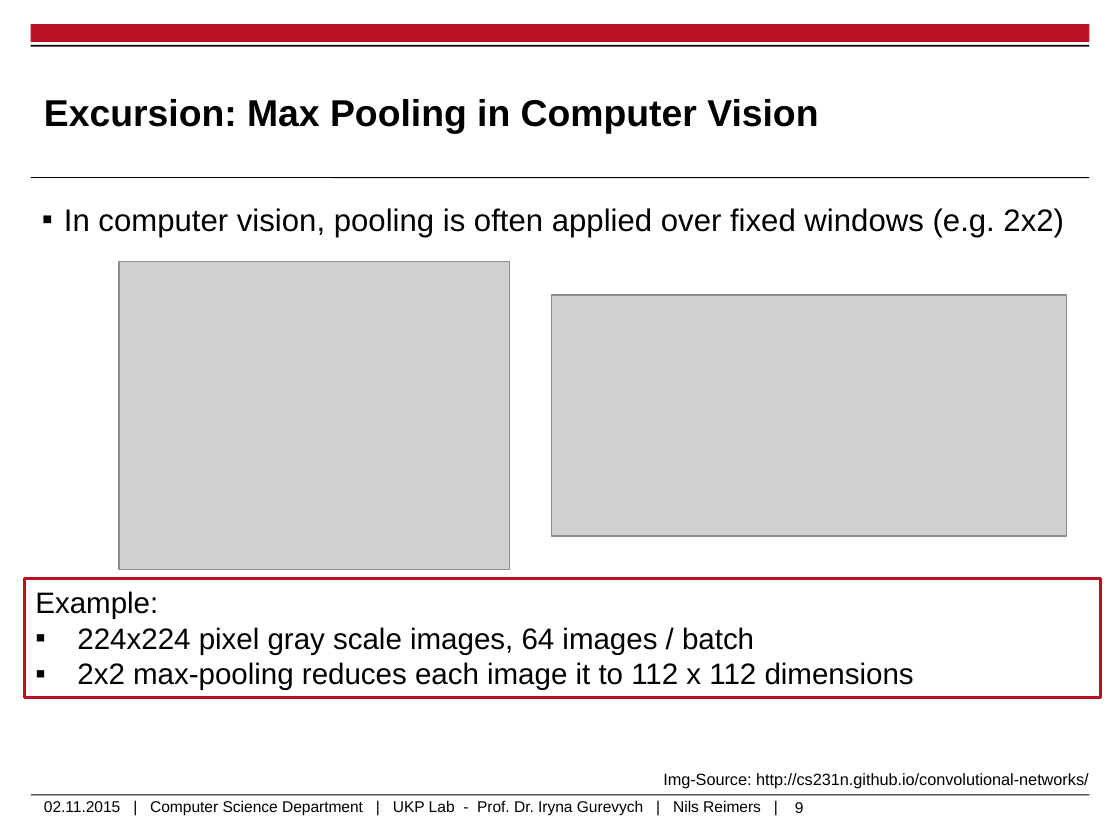
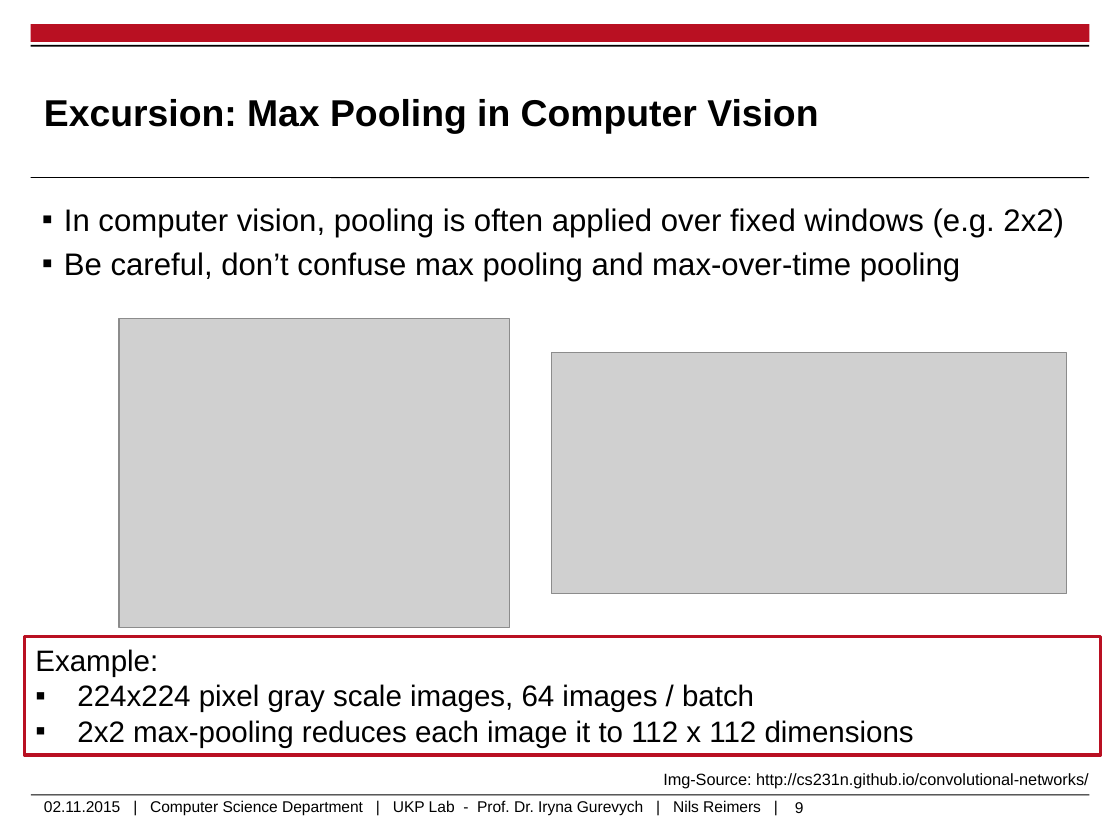
Before and after one commit to UKPLab/deeplearning4nlp-tutorial, a slide deck: slide 9 of 2015-10_Lecture/Lecture5/2015-11-02_Convolutional_NN.pptx. Drawn at 1120x840 pixels with LibreOffice and Linux fonts; fonts in the diff are those of the drawing; grey boxes stand for pictures; background and template pictures are left out. Boxes give left, top, right and bottom in pixels: in the first picture for what was removed or moved away, otherwise in the second. Text is boxed around its words. In the diff, an @@ line names an element or a change of style, - is before the commit and + after.

```diff
--- a/2015-10_Lecture/Lecture5/2015-11-02_Convolutional_NN.pptx
+++ b/2015-10_Lecture/Lecture5/2015-11-02_Convolutional_NN.pptx
@@ text at [64, 252, 960, 281]: paragraph added @@
+▪ Be careful, don’t confuse max pooling and max-over-time pooling
@@ picture: place and size @@
-picture at [119, 261, 510, 570]
+picture at [119, 319, 510, 628]
@@ picture: place and size @@
-picture at [551, 295, 1066, 535]
+picture at [551, 353, 1066, 594]
@@ rectangle "Example:": place and size @@
-rectangle "Example:" at [25, 579, 1101, 698]
+rectangle "Example:" at [25, 636, 1101, 755]
```
Also in this commit, not shown: 4 other slides changed, 5 other files.
